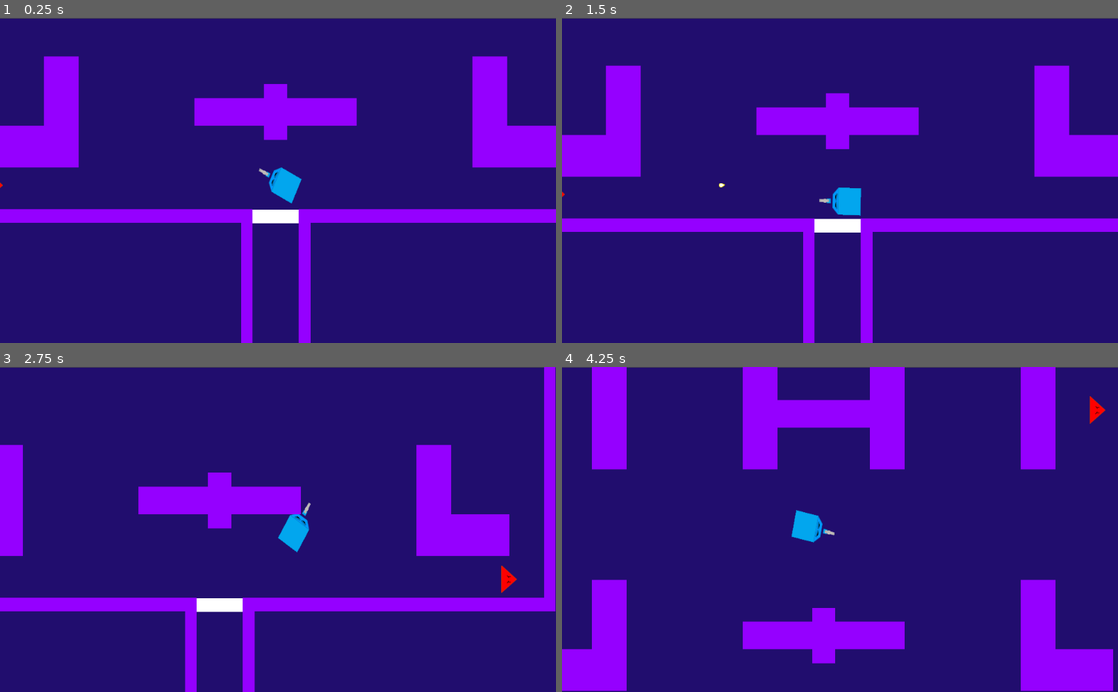
Above: before the commit, frames 1-4 (two rows, left to right).
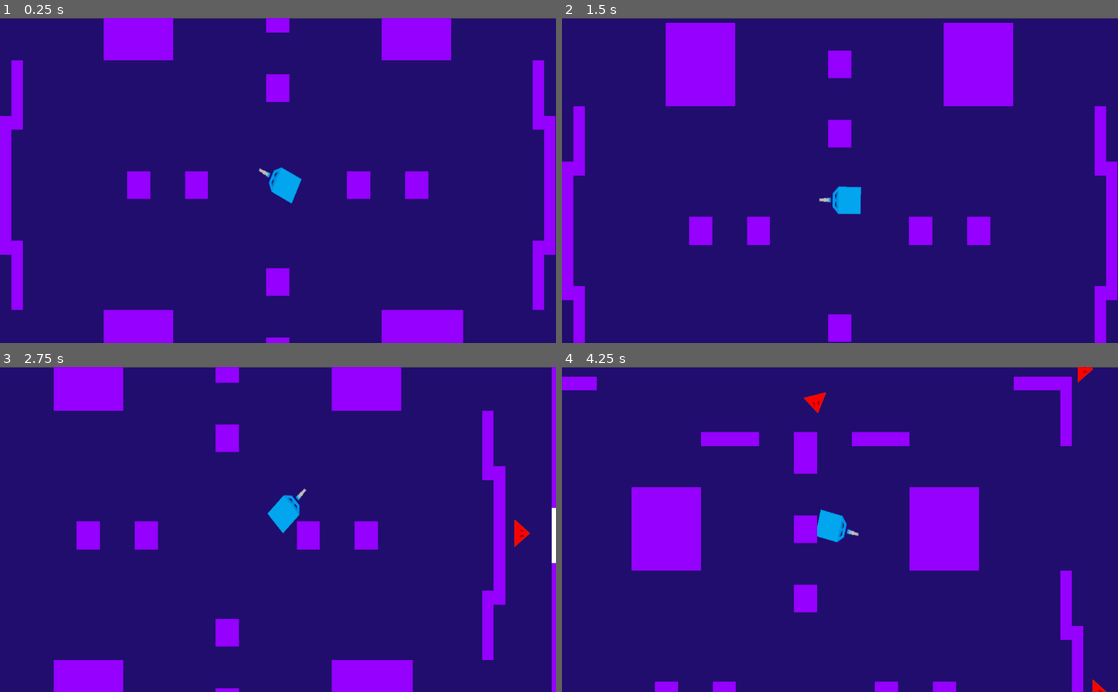
Above: after the commit, the same moments.

Repository: chaco470/CubeCrawler
Game: Godot game, scene res://Assets/Scenes/World.tscn
The game is run twice, just before and just after one commit, with the same random seed, the same clock (stepped at 60 frames per second) and the same inputs.
Inputs (mouse positions are in pixels of both pictures, inside the frame that each line leads up to):
- Up to frame 1 (0.25 s): no input
- Up to frame 2 (1.5 s): tap Enter at 0.5 s; move the mouse to (962, 164) at 0.52 s; press the mouse at (962, 164) at 0.53 s; hold Up (_up) 0.53-1.28 s; move the mouse to (728, 196) at 1.27 s; release the mouse at (728, 196) at 1.28 s; hold Down (_down) from 1.28 s (still down); click (728, 196) at 1.35 s
- Up to frame 3 (2.75 s): move the mouse to (333, 458) at 2.02 s; release Down (_down) at 2.03 s; hold Up (_up) from 2.03 s (still down); hold Right (_rigth) from 2.03 s (still down); click (333, 458) at 2.3 s
- Up to frame 4 (4.25 s): move the mouse to (812, 594) at 2.77 s; release Right (_rigth) at 2.78 s; click (812, 594) at 2.85 s; move the mouse to (1006, 578) at 3.52 s; release Up (_up) at 3.53 s; press the mouse at (1006, 578) at 3.53 s; hold Left (_left) from 3.53 s (still down)

The runs differ from the first frame. In frame 1, 26% of the frame differs, in the area x 0-100%, y 0-100%; in frame 2, 24%; in frame 3, 25%; in frame 4, 29%.

Commit message:
puertas arregladas y cadencia de disparo agregada

Diff:
--- a/Assets/Scenes/Enemigos.gd
+++ b/Assets/Scenes/Enemigos.gd
@@ -1,11 +1,24 @@
 extends Node
 
-onready var puerta_1 = $Puerta
-onready var puerta_2 = $Puerta2
+signal abrir
+
+var enemigos = 0
+
+func _ready():
+	for c in get_children():
+		if c.is_in_group("enemy"):
+			enemigos+=1
+			c.connect("death",self,"decrementar")
+		if c.is_in_group("puerta"):
+			self.connect("abrir", c, "abrir_self")
+
+func decrementar():
+	enemigos-=1
+	if enemigos <= 0:
+		emit_signal("abrir")
 
 
-
-func _physics_process(delta):
-	if get_children().size() <=2:
-		puerta_1.abrir()
-		puerta_2.abrir()
+func _abrir_puertas():
+	for c in get_children():
+		if c.is_in_group("puerta"):
+			print("puertas abiertas")
--- a/Assets/Scenes/Enemy_melee_b.gd
+++ b/Assets/Scenes/Enemy_melee_b.gd
@@ -2,7 +2,7 @@
 class_name Enemy
 
 onready var ia = $IA
-
+signal death
 
 export (int) var vida = 3
 export (int) var dmg = 1
@@ -14,6 +14,7 @@
 func _physics_process(delta):
 	if vida <= 0:
 		queue_free()
+		emit_signal("death")
 	if can_damage and ia.target != null:
 		ia.target.notify_hit(-dmg)
 
--- a/Assets/Scenes/Enemy_melee_b.tscn
+++ b/Assets/Scenes/Enemy_melee_b.tscn
@@ -37,8 +37,9 @@
 [node name="Detector" type="Area2D" parent="IA"]
 
 [node name="CollisionShape2D" type="CollisionShape2D" parent="IA/Detector"]
-shape = SubResource( 3 )
+shape = SubResource( 2 )
 
 [connection signal="body_entered" from="HitBox" to="." method="_on_HitBox_body_entered"]
 [connection signal="body_exited" from="HitBox" to="." method="_on_HitBox_body_exited"]
 [connection signal="body_entered" from="IA/Detector" to="IA" method="_on_Detector_body_entered"]
+[connection signal="body_exited" from="IA/Detector" to="IA" method="_on_Detector_body_exited"]
--- a/Assets/Scenes/IA.gd
+++ b/Assets/Scenes/IA.gd
@@ -35,3 +35,8 @@
 	if body.is_in_group("player"):
 		set_state(State.ENGAGE)
 		target = body
+
+
+func _on_Detector_body_exited(body):
+	set_state(State.PATROL)
+	target = null
--- a/Assets/Scenes/Player.tscn
+++ b/Assets/Scenes/Player.tscn
@@ -99,4 +99,9 @@
 anims/hurt_animation = SubResource( 3 )
 anims/rest_animation = SubResource( 4 )
 
+[node name="Cadencia" type="Timer" parent="."]
+wait_time = 0.5
+one_shot = true
+
 [connection signal="timeout" from="InvulnerabilityTimer" to="." method="_on_InvulnerabilityTimer_timeout"]
+[connection signal="timeout" from="Cadencia" to="." method="_on_Cadencia_timeout"]
--- a/Assets/Scenes/Puerta.gd
+++ b/Assets/Scenes/Puerta.gd
@@ -2,7 +2,7 @@
 onready var barrera = $StaticBody2D
 
 
-func abrir():
+func abrir_self():
 	queue_free()
 
 
--- a/Assets/Scenes/Puerta.tscn
+++ b/Assets/Scenes/Puerta.tscn
@@ -9,7 +9,9 @@
 [sub_resource type="RectangleShape2D" id=2]
 extents = Vector2( 16.0802, 50.3518 )
 
-[node name="Puerta" type="Sprite"]
+[node name="Puerta" type="Sprite" groups=[
+"puerta",
+]]
 position = Vector2( 438.992, -302.34 )
 scale = Vector2( 4, 1 )
 texture = ExtResource( 1 )
--- a/Assets/Scenes/World.tscn
+++ b/Assets/Scenes/World.tscn
@@ -1,7 +1,6 @@
-[gd_scene load_steps=13 format=2]
+[gd_scene load_steps=12 format=2]
 
 [ext_resource path="res://Assets/Scenes/Player.tscn" type="PackedScene" id=1]
-[ext_resource path="res://Assets/Scenes/Enemy_Melee.tscn" type="PackedScene" id=2]
 [ext_resource path="res://Assets/Images/Background.png" type="Texture" id=3]
 [ext_resource path="res://Assets/Images/Tile-1-03.png" type="Texture" id=4]
 [ext_resource path="res://Assets/Scripts/CrossAir.gd" type="Script" id=5]
@@ -43,32 +42,29 @@
 [node name="RoomManager_1" type="Node" parent="."]
 script = ExtResource( 7 )
 
-[node name="Enemy_Melee" parent="RoomManager_1" instance=ExtResource( 2 )]
-position = Vector2( -224.804, 1039.2 )
+[node name="Enemy_melee_b7" parent="RoomManager_1" instance=ExtResource( 10 )]
+position = Vector2( -294.721, -112.784 )
 
-[node name="Enemy_Melee7" parent="RoomManager_1" instance=ExtResource( 2 )]
-position = Vector2( 211.196, 1309.2 )
+[node name="Enemy_melee_b8" parent="RoomManager_1" instance=ExtResource( 10 )]
+position = Vector2( 486.561, -145.541 )
 
-[node name="Enemy_Melee8" parent="RoomManager_1" instance=ExtResource( 2 )]
-position = Vector2( 863.196, 1315.2 )
+[node name="Enemy_melee_b9" parent="RoomManager_1" instance=ExtResource( 10 )]
+position = Vector2( 1253.41, -145.541 )
 
-[node name="Enemy_Melee9" parent="RoomManager_1" instance=ExtResource( 2 )]
-position = Vector2( 1249.2, 975.205 )
+[node name="Enemy_melee_b10" parent="RoomManager_1" instance=ExtResource( 10 )]
+position = Vector2( 1294.71, 602.852 )
 
-[node name="Enemy_Melee2" parent="RoomManager_1" instance=ExtResource( 2 )]
-position = Vector2( 1208.03, 216.426 )
+[node name="Enemy_melee_b11" parent="RoomManager_1" instance=ExtResource( 10 )]
+position = Vector2( 1294.71, 1232.81 )
 
-[node name="Enemy_Melee3" parent="RoomManager_1" instance=ExtResource( 2 )]
-position = Vector2( -309.851, 378.826 )
+[node name="Enemy_melee_b12" parent="RoomManager_1" instance=ExtResource( 10 )]
+position = Vector2( 479.196, 1415.92 )
 
-[node name="Enemy_Melee4" parent="RoomManager_1" instance=ExtResource( 2 )]
-position = Vector2( -266.872, -169.053 )
+[node name="Enemy_melee_b13" parent="RoomManager_1" instance=ExtResource( 10 )]
+position = Vector2( -335.021, 1292.01 )
 
-[node name="Enemy_Melee5" parent="RoomManager_1" instance=ExtResource( 2 )]
-position = Vector2( 481.585, -108.411 )
-
-[node name="Enemy_Melee6" parent="RoomManager_1" instance=ExtResource( 2 )]
-position = Vector2( 1119.19, -180.342 )
+[node name="Enemy_melee_b14" parent="RoomManager_1" instance=ExtResource( 10 )]
+position = Vector2( -346.448, 602.852 )
 
 [node name="Puerta" parent="RoomManager_1" instance=ExtResource( 8 )]
 position = Vector2( 479.553, -303.85 )
@@ -93,10 +89,10 @@
 position = Vector2( -306.148, -1629.9 )
 
 [node name="Enemy_melee_b5" parent="RoomManager_2" instance=ExtResource( 10 )]
-position = Vector2( 75.6157, -2217.23 )
+position = Vector2( 209.167, -1693.1 )
 
 [node name="Enemy_melee_b6" parent="RoomManager_2" instance=ExtResource( 10 )]
-position = Vector2( 884.529, -2219.9 )
+position = Vector2( 1238.01, -2034.56 )
 
 [node name="Puerta" parent="RoomManager_2" instance=ExtResource( 8 )]
 position = Vector2( 480.695, -846.822 )
@@ -121,7 +117,7 @@
 }
 
 [node name="Player" parent="." instance=ExtResource( 1 )]
-position = Vector2( 486.561, -930.012 )
+position = Vector2( 480.898, 597.177 )
 
 [node name="TileMap" type="TileMap" parent="."]
 tile_set = SubResource( 2 )
--- a/Assets/Scripts/Player.gd
+++ b/Assets/Scripts/Player.gd
@@ -12,11 +12,13 @@
 var acceleration = 1000
 var motion = Vector2.ZERO
 var axis = Vector2.ZERO
+var can_shoot = true
 
 onready var state_machine = $StateMachine
 onready var bullet_spawn = $BulletSpawn
 onready var invulnerability_timer = $InvulnerabilityTimer
 onready var player_animation = $AnimationPlayer
+onready var cadencia_de_disparo = $Cadencia
 
 func _ready():
 	state_machine.set_parent(self)
@@ -27,7 +29,7 @@
 
 	look_at(get_global_mouse_position())
 
-	if Input.is_action_just_pressed("LMB"):
+	if Input.is_action_pressed("LMB"):
 		fire()
 
 func get_input_axis():
@@ -62,9 +64,12 @@
 
 
 func fire():
-	var bullet_instance = bullet.instance()
-	bullet_instance.initialize(self.rotation,bullet_spawn.get_global_position(), global_position.direction_to(bullet_spawn.global_position), damage)
-	get_tree().get_root().call_deferred("add_child",bullet_instance)
+	if can_shoot:
+		var bullet_instance = bullet.instance()
+		bullet_instance.initialize(self.rotation,bullet_spawn.get_global_position(), global_position.direction_to(bullet_spawn.global_position), damage)
+		get_tree().get_root().call_deferred("add_child",bullet_instance)
+		can_shoot = false
+		cadencia_de_disparo.start()
 
 func kill():
 	get_tree().reload_current_scene()
@@ -81,3 +86,7 @@
 
 func _on_InvulnerabilityTimer_timeout():
 	player_animation.play("rest_animation")
+
+
+func _on_Cadencia_timeout():
+	can_shoot = true
Not shown: 2 places in Assets/Scenes/Enemy_melee_b.tscn that only renumber resources
